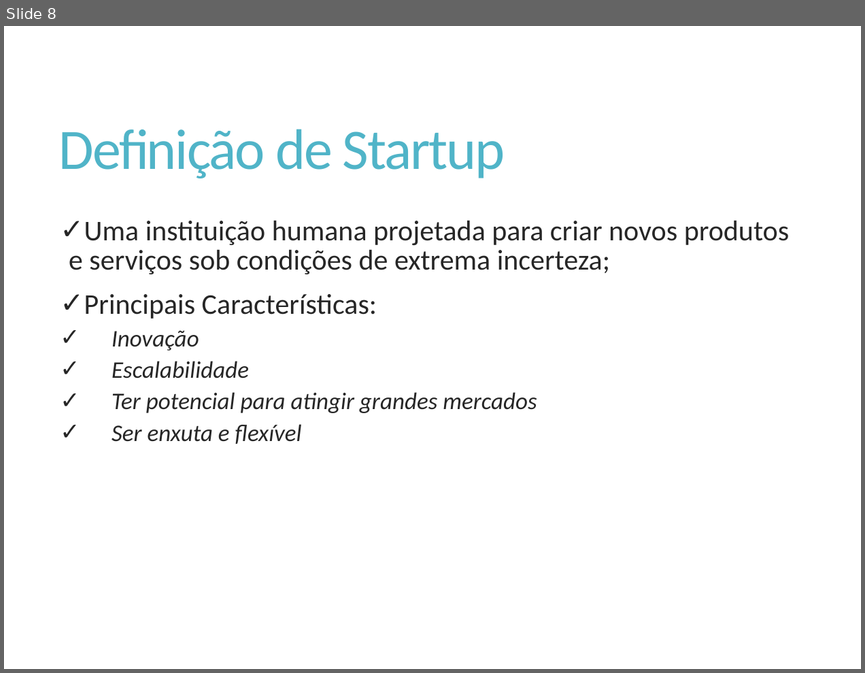
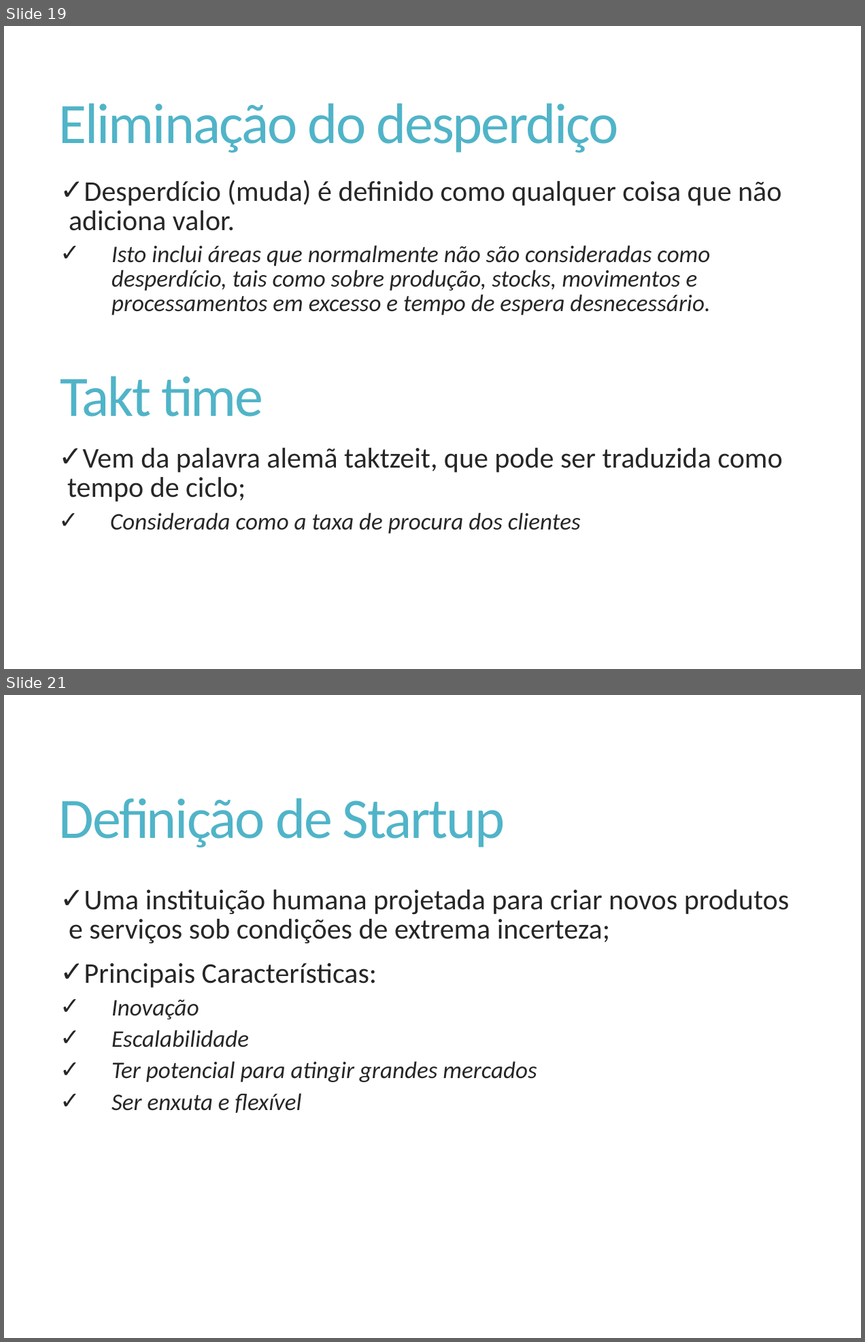
Before and after one commit to Elton-Garbin/TCC-2016, a slide deck: StartIdea/StartIdea.Docs/Apresentacao.pptx. Shown one above the other, each under a label of ours: slide 8 before the commit, slides 19 and 21 after it; the slides between them are not shown. The pictures are 865x673 and 865x1342 pixels, drawn with LibreOffice and Linux fonts; fonts in the diff are those of the drawing. Boxes give left, top, right and bottom in pixels: in the first picture for what was removed or moved away, otherwise in the second. Text is boxed around its words. In the diff, an @@ line names an element or a change of style, - is before the commit and + after.

```diff
--- a/StartIdea/StartIdea.Docs/Apresentacao.pptx
+++ b/StartIdea/StartIdea.Docs/Apresentacao.pptx
@@ slide 19 added at [4,26,861,669], background #FFFFFF @@
@@ title added at [59,103,619,152], 48 pt, text #50B4C8 @@
+Eliminação do desperdiço
@@ text added at [69,180,781,315], 20 pt, text #262626, italic @@
+✓ Desperdício (muda) é definido como qualquer coisa que não adiciona valor.
+    ✓ Isto inclui áreas que normalmente não são consideradas como desperdício, tais como sobre produção, stocks, movimentos e processamentos em excesso e tempo de espera desnecessário.
@@ text added at [60,376,263,416], 48 pt, text #50B4C8 @@
+Takt time
@@ text added at [67,448,782,533], 24 pt, text #262626 @@
+✓ Vem da palavra alemã taktzeit, que pode ser traduzida como tempo de ciclo;
+    ✓ Considerada como a taxa de procura dos clientes
@@ what was slide 8 is now slide 21 @@
```
Also in this commit, not shown: 2 slides changed, 12 other slides added.
